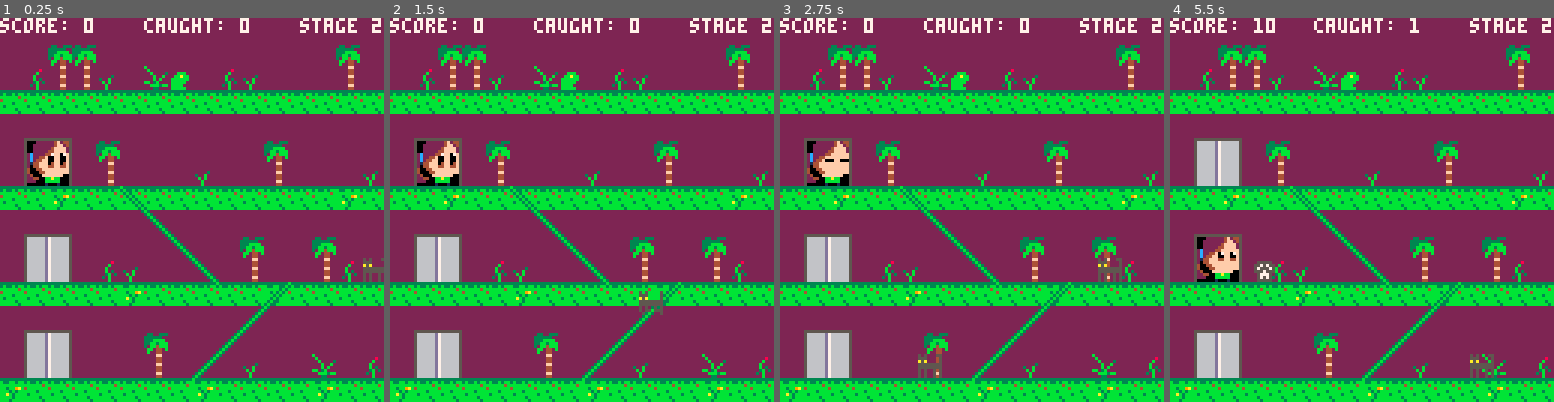
Above: before the commit, frames 1-4 (left to right).
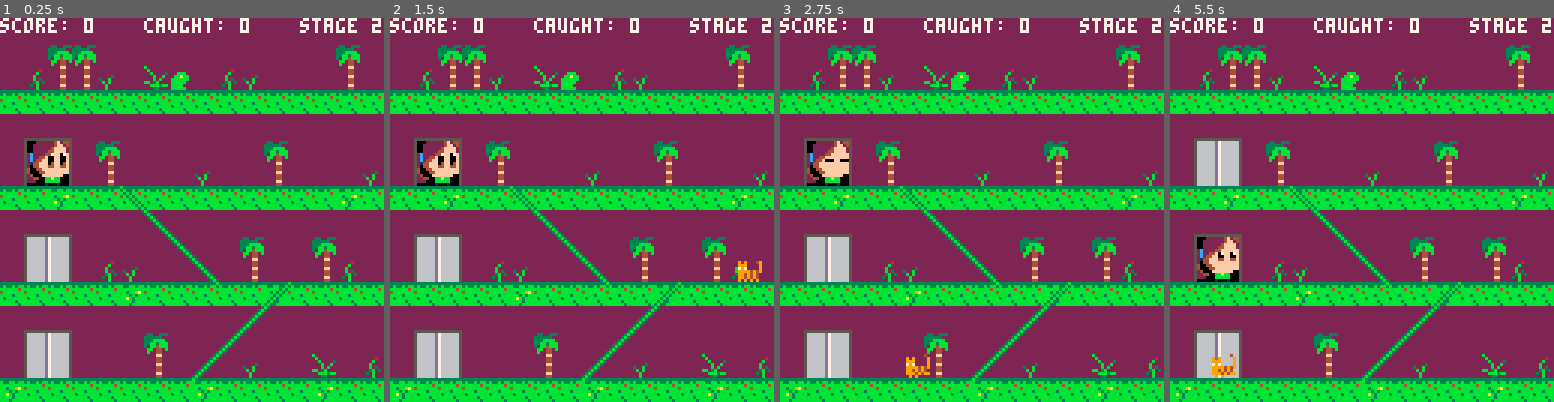
Above: after the commit, the same moments.

Repository: leonardost/cat-catcher-0
Game: PICO-8 cartridge cat_catcher_0.p8
Same seed, same stepped clock (60 frames per second), same inputs: the game is played once before the commit and once after it.
Inputs:
- Up to frame 1 (0.25 s): no input
- Up to frame 2 (1.5 s): tap X (X key) at 0.33, 1.07 s; tap O (Z key) at 0.7 s
- Up to frame 3 (2.75 s): hold Right 1.6-2.1 s; tap O (Z key) at 1.7, 2.1, 2.5 s; tap X (X key) at 1.85 s; hold Up 2.15-2.42 s; hold Right from 2.47 s (still down)
- Up to frame 4 (5.5 s): tap O (Z key) every 0.4 s from 2.9 to 5.3 s; tap X (X key) at 2.97, 4.08, 5.2 s; release Right at 3.03 s; hold Left 3.08-3.58 s; hold Down 3.63-3.97 s; hold Right 4.02-4.68 s; hold Up 4.73-5.03 s; hold Left from 5.08 s (still down)

The runs differ from the first frame. In frame 1, 0.2% of the frame differs, in the area x 94-100%, y 62-69%; in frame 2, 0.5%; in frame 3, 0.7%; in frame 4, 0.9%, in the area x 10-85%, y 0-94%.

Commit message:
Make cat generation more generic

Diff:
--- a/cat_catcher_0.p8
+++ b/cat_catcher_0.p8
@@ -21,7 +21,7 @@
 --]]
 
 function _init()
-  t = 149
+  t = 220
   -- actors can have .draw()
   -- and/or .update() methods
   actors = {}
@@ -94,6 +94,7 @@
     { 0, 90, 2 },
     { 4, 150, 1 },
     { 4, 210, 1 },
+    { 6, 260, 1 },
 --    { 0, 210, 0 },
 --    { 0, 270, 1 },
 --    { 0, 330, 2 },
@@ -240,6 +241,9 @@
     floor = flr(rnd(3))
   end
 
+  local new_cat = cat_map[c[1]](floor)
+  add(actors, new_cat)
+--[[
   if c[1] == 0 then
     generate_cat(floor)
   elseif c[1] == 1 then
@@ -251,6 +255,7 @@
   elseif c[1] == 4 then
 	   generate_jungle_cat(floor)
   end
+  --]]
 end
 
 function change_floor(direction)
@@ -296,31 +301,6 @@
   end
 end
 
-function generate_cat(floor)
-  local new_cat = cat_actor(floor)
-  add(actors, new_cat)
-end
-
-function generate_fast_cat(floor)
-  local new_cat = cat_actor2(floor)
-  add(actors, new_cat)
-end
-
-function generate_big_cat(floor, breed)
-  local new_cat
-  if breed == 0 then
-    new_cat = bigcat_actor(floor)
-  else
-    new_cat = bigcat_actor2(floor)
-  end
-  add(actors, new_cat)
-end
-
-function generate_jungle_cat(floor)
-  local new_cat = cat_actor3(floor)
-  add(actors, new_cat)
-end
-
 function _draw()
   cls(1)
 
@@ -645,6 +625,10 @@
 	 cat.value = 10
 	 cat.update_functions = {}
 
+  function cat.base_update()
+    for f in all(cat.update_functions) do f() end
+  end
+
   return cat
 end
 
@@ -657,12 +641,10 @@
 
   function cat.update()
     cat.update_state()
+    cat.base_update()
     cat.x -= 1
     if cat.x < -8 then
       cat.x = 128
-    end
-    for f in all(cat.update_functions) do
-      f()
     end
   end
 
@@ -678,6 +660,7 @@
 
   function cat.update()
     cat.update_state()
+			 cat.base_update()
     cat.x -= 2
     if cat.x < -8 then
       cat.x = 128
@@ -690,16 +673,16 @@
 end
 
 -- adds climbing behavior to a cat
-function climber(cat)
+function climber(cat, climb_velocity)
 	 add(cat.update_functions, function()
     if cat.is_going_down then
-      cat.y += 1
+      cat.y += climb_velocity
       if cat.y == 112 then
         cat.is_going_down = false
       end
     end
     if cat.is_going_up then
-      cat.y -= 1
+      cat.y -= climb_velocity
       if cat.y == 48 then
         cat.is_going_up = false
       end
@@ -721,49 +704,35 @@
 -- cat that goes up and down
 -- the vines in stage 2
 function cat_actor3(floor)
-  local cat = cat_actor(floor)
-  return climber(cat)
---[[
+  return climber(cat_actor(floor), 1)
+end
+
+function cat_actor4(floor)
+  return climber(cat_actor2(floor), 2)
+end
+
+-- tiger climber cat
+function cat_actor5(floor)
   local sprites = {
-    sprite(1, 1, { 1 }),
-    sprite(1, 1, { 2 }),
+    sprite(1, 1, { 50 }),
+    sprite(1, 1, { 51 }),
   }
   local cat = base_cat_actor(sprites, floor)
 
   function cat.update()
     cat.update_state()
-    cat.x -= 1
-
-    if cat.is_going_down then
-      cat.y += 1
-      if cat.y == 112 then
-        cat.is_going_down = false
-      end
-    end
-    if cat.is_going_up then
-      cat.y -= 1
-      if cat.y == 48 then
-        cat.is_going_up = false
-      end
-    end
-    if cat.floor == 1 then
-      if cat.x == 94 and flr(rnd(10)) > 5 then
-        cat.is_going_down = true
-        cat.floor = 2
-      end
-      if cat.x == 70 and flr(rnd(10)) > 5 then
-        cat.is_going_up = true
-        cat.floor = 0
-      end
-    end
+			 cat.base_update()
+    cat.x -= 2
     if cat.x < -8 then
       cat.x = 128
     end
   end
 
-  return cat
-  --]]
-end
+  cat.value = 30
+
+  return climber(cat, 2)
+end
+
 
 function base_bigcat_actor(sprites, floor)
   local life = 3
@@ -852,6 +821,22 @@
   return bigcat
 end
 
+cat_map = {
+  -- 0 - normal cat
+  [0] = cat_actor,
+  -- 1 - fast cat
+  cat_actor2,
+  -- 2 - big black cat
+  bigcat_actor,
+  -- 3 - big brown cat
+  bigcat_actor2,
+  -- 4 - climber normal cat
+  cat_actor3,
+  -- 5 - climber fast cat
+  cat_actor4,
+  -- 6 - climber tiger cat
+  cat_actor5,
+}
 -->8
 function elevator_actor(x, y)
 	 local x = x
